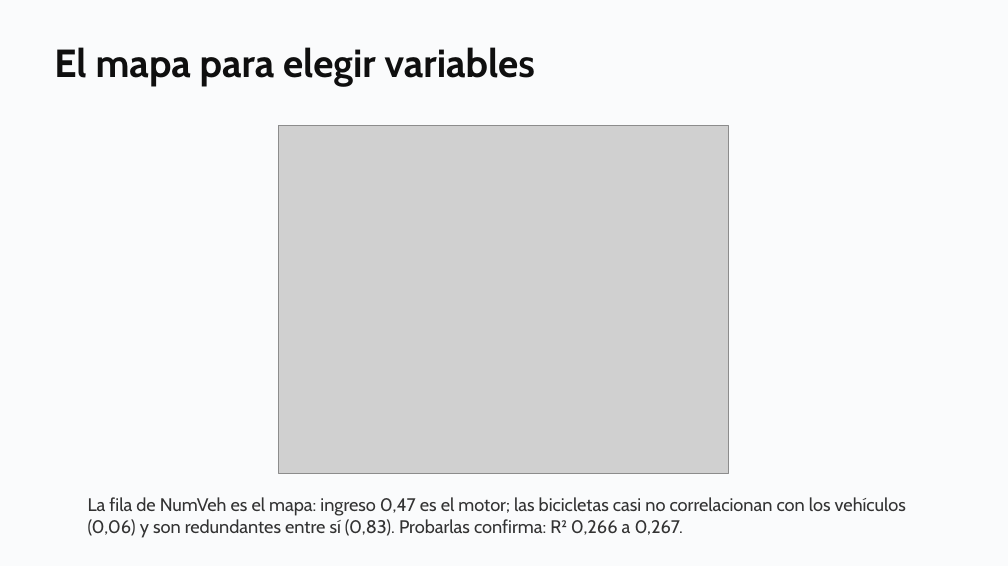
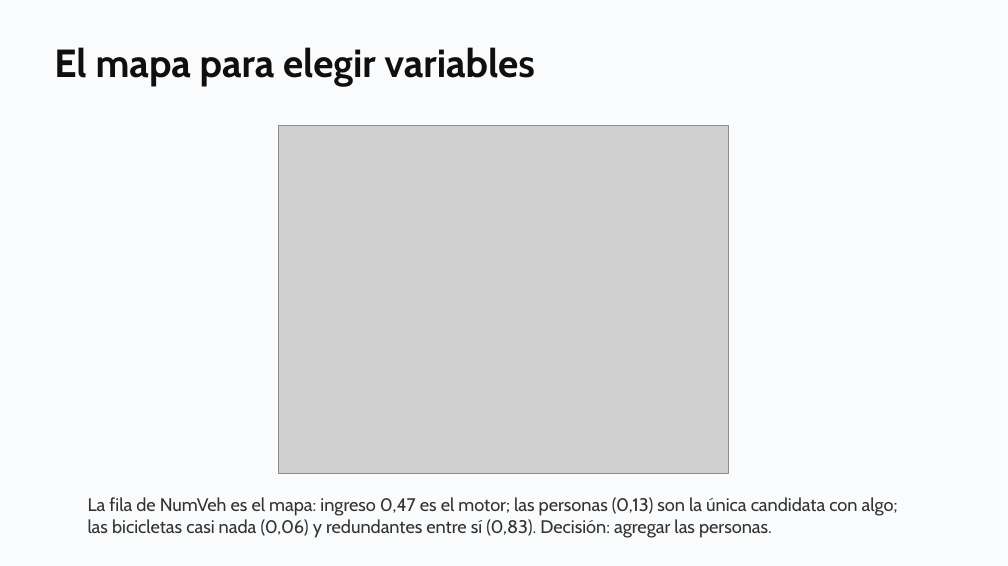
Before and after one commit to daniopitz/diplomado-cdd, a slide deck: slide 21 of presentaciones/clase04_regresion_multiple.pptx (slide 25 before the commit). Drawn at 1008x566 pixels with LibreOffice and Linux fonts; fonts in the diff are those of the drawing; grey boxes stand for pictures. Boxes give left, top, right and bottom in pixels: in the first picture for what was removed or moved away, otherwise in the second. Text is boxed around its words. In the diff, an @@ line names an element or a change of style, - is before the commit and + after.

```diff
--- a/presentaciones/clase04_regresion_multiple.pptx
+++ b/presentaciones/clase04_regresion_multiple.pptx
@@ text at (88, 497, 898, 538): text changed @@
-La fila de NumVeh es el mapa: ingreso 0,47 es el motor; las bicicletas casi no correlacionan con los vehículos (0,06) y son redundantes entre sí (0,83). Probarlas confirma: R² 0,266 a 0,267.
+La fila de NumVeh es el mapa: ingreso 0,47 es el motor; las personas (0,13) son la única candidata con algo; las bicicletas casi nada (0,06) y redundantes entre sí (0,83). Decisión: agregar las personas.
```
Also in this commit, not shown: 1 other slide changed, 1 other file.
